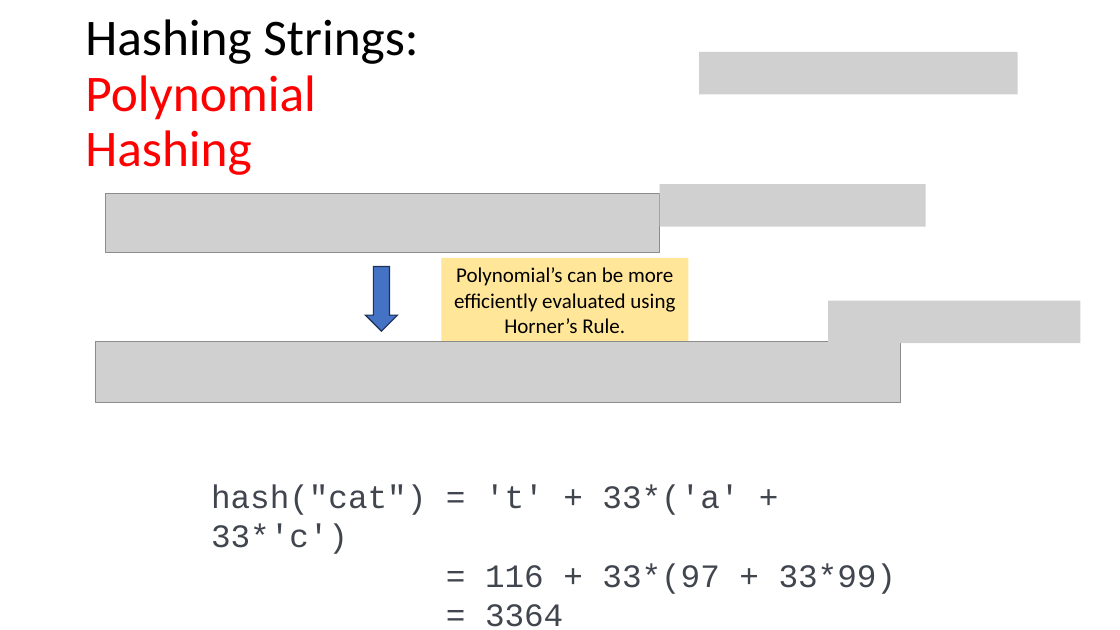
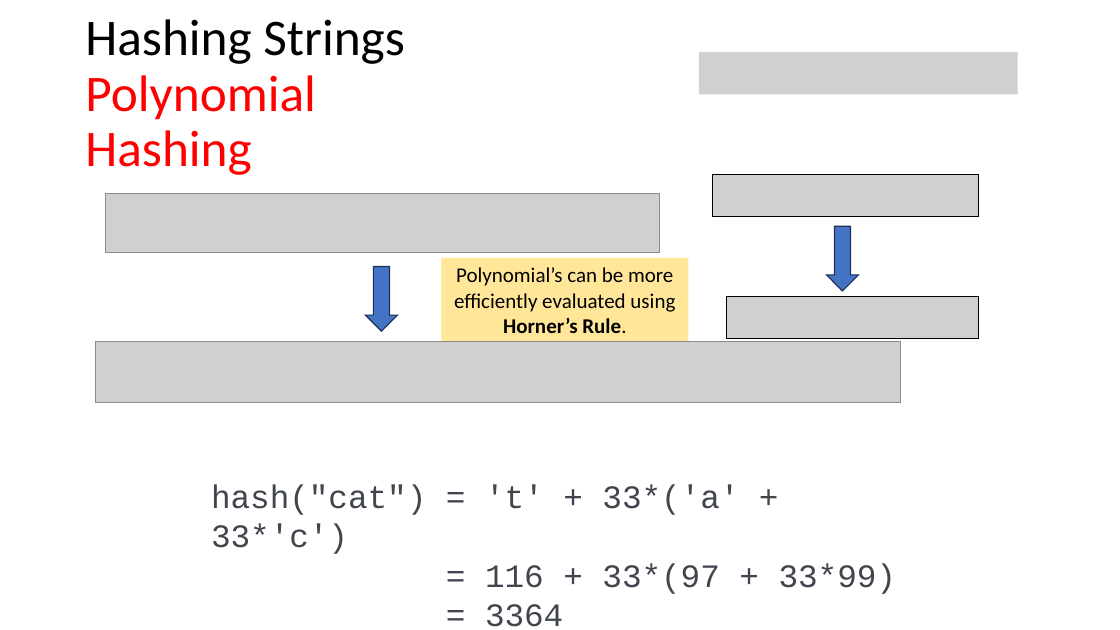
Before and after one commit to tjd1234/cmpt225summer2023, a slide deck: slide 38 of lecture_notes/week8/week8_maps_and_hashing.pptx (slide 37 before the commit). Drawn at 1120x630 pixels with LibreOffice and Linux fonts; fonts in the diff are those of the drawing; grey boxes stand for pictures. Boxes give left, top, right and bottom in pixels: in the first picture for what was removed or moved away, otherwise in the second. Text is boxed around its words. In the diff, an @@ line names an element or a change of style, - is before the commit and + after.

```diff
--- a/lecture_notes/week8/week8_maps_and_hashing.pptx
+++ b/lecture_notes/week8/week8_maps_and_hashing.pptx
@@ title at (85,19,404,175): text changed @@
-Hashing Strings: Polynomial Hashing
+Hashing Strings Polynomial Hashing
@@ picture: place and size @@
-picture at (660,184,926,226)
+picture at (712,174,979,216)
@@ down arrow added at (827,226,859,291), fill #4472C4, outline #1E3256 1 pt @@
@@ rectangle "Polynomial’s can be more efficiently ..." at (441,258,688,343): bold on in "Horner’s Rule." @@
@@ picture: place and size @@
-picture at (828,301,1081,343)
+picture at (727,297,979,339)
```
Also in this commit, not shown: 22 other slides changed, 1 slide added, 2 other files.
